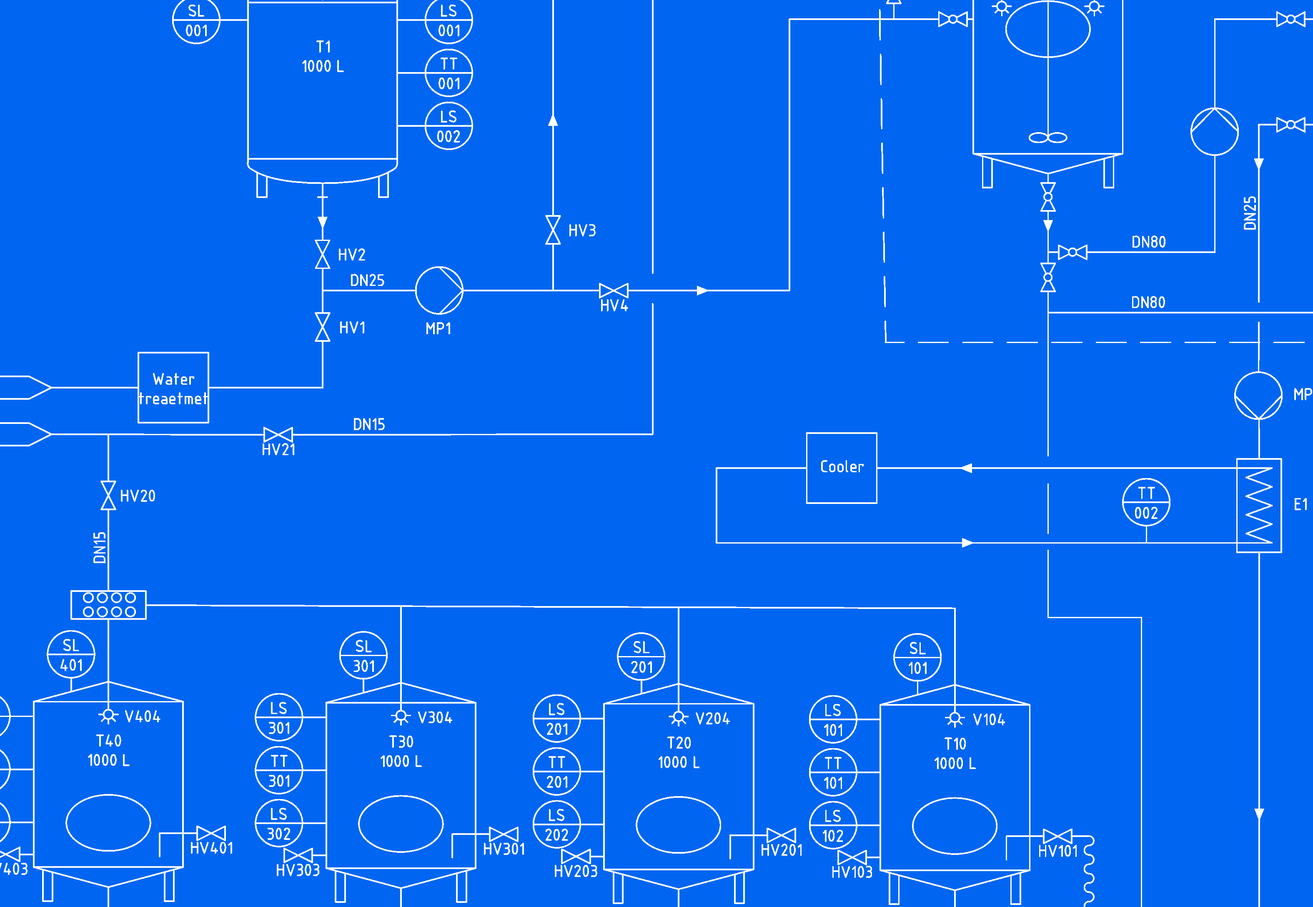
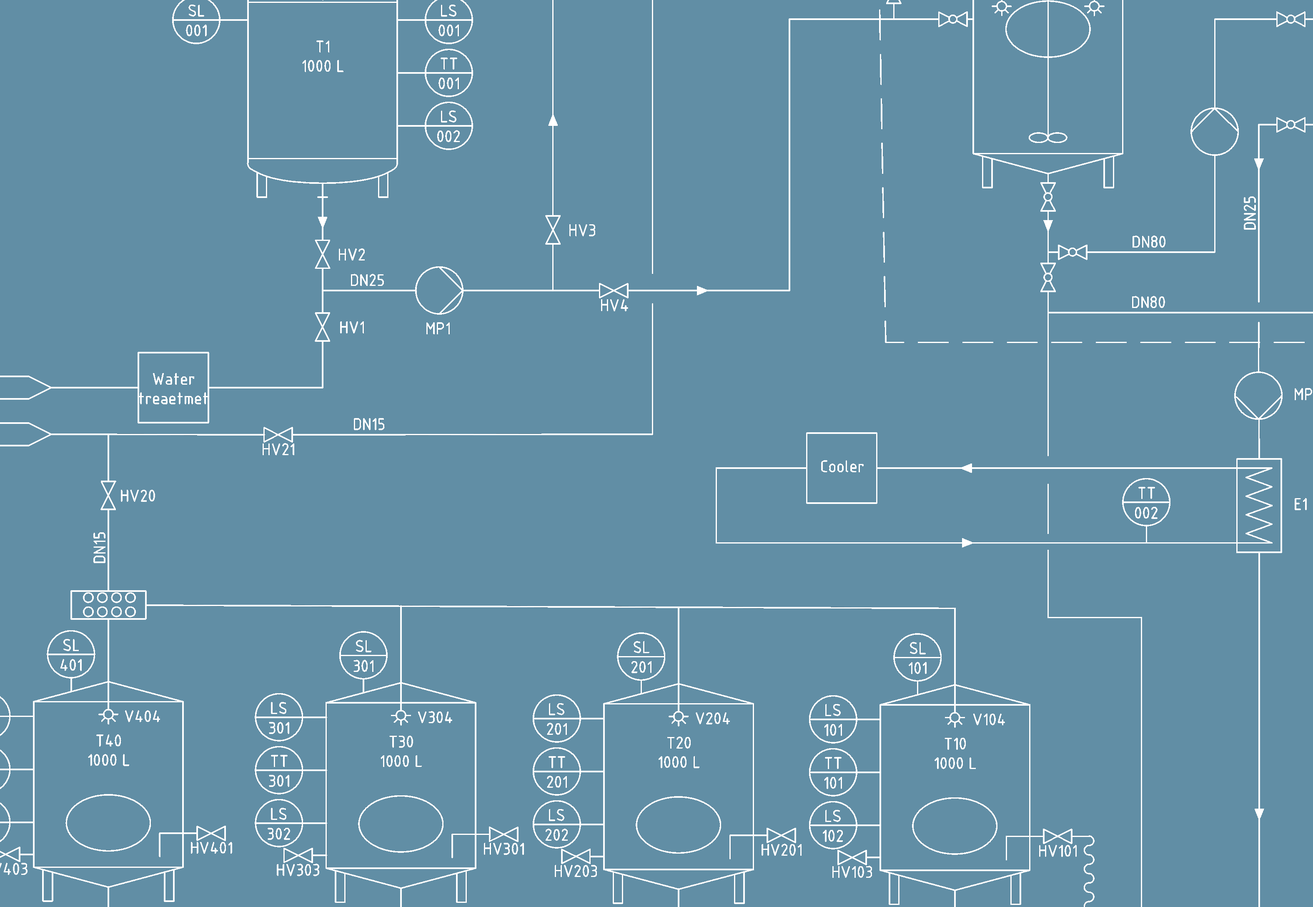
Layers edited between the first and the second w=1313, h=907 image:
painted on "Background" over [0, 0, 1313, 907]
